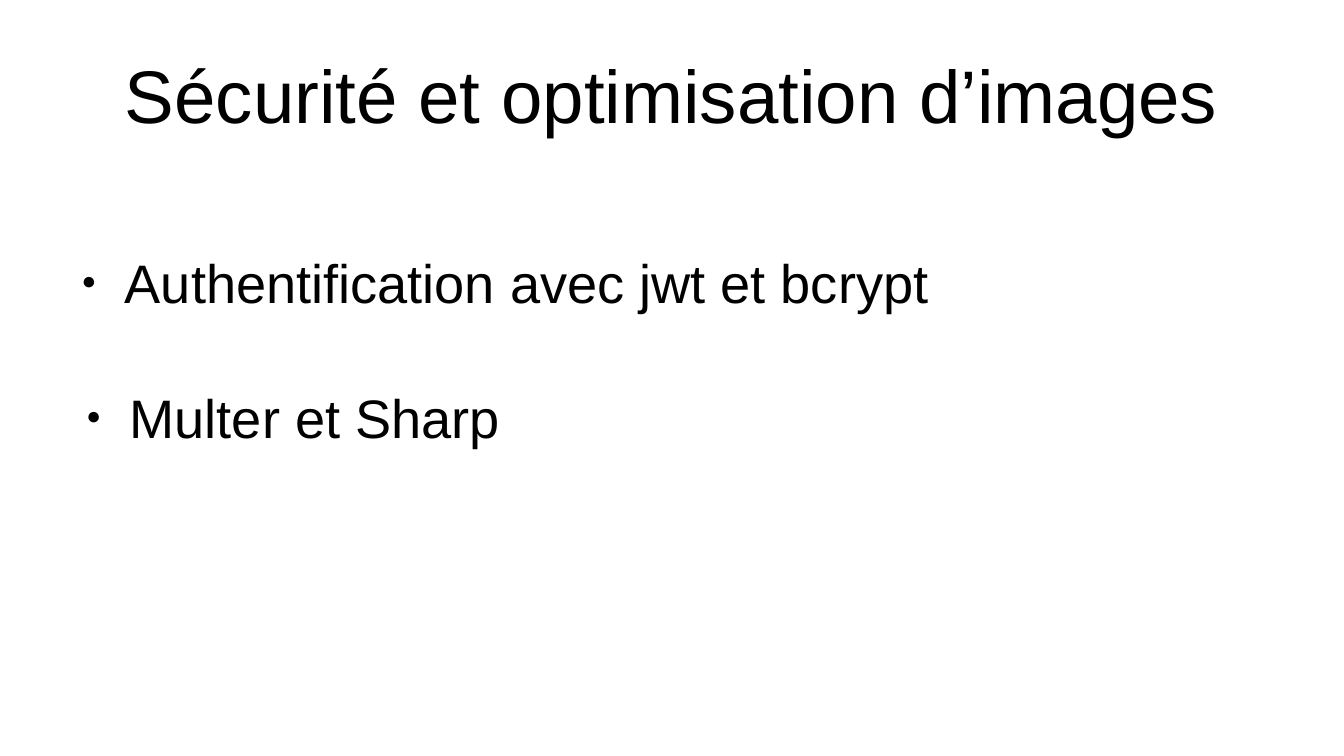
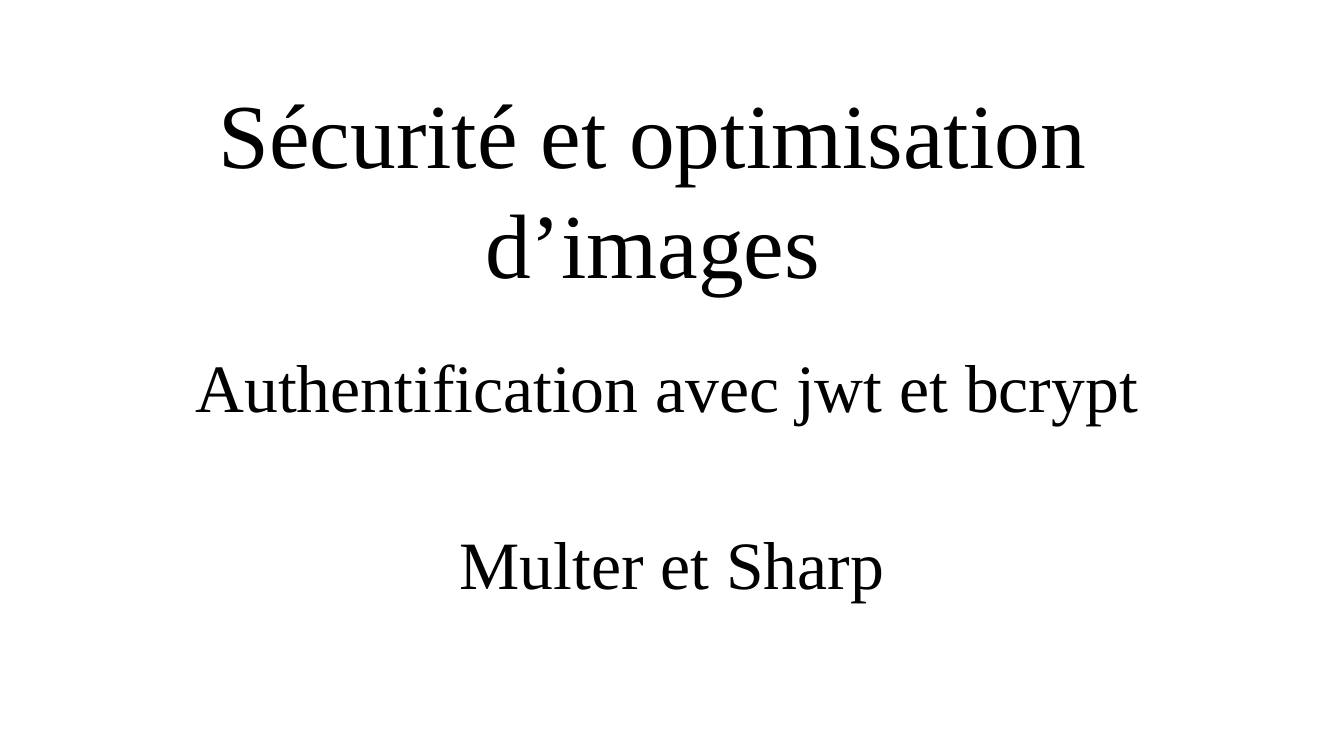
Before and after one commit to zakari9959/Projet7_Openclassrooms, a slide deck: slide 4 of Support_de_présentation.odp. Drawn at 1344x756 pixels with LibreOffice and Linux fonts; fonts in the diff are those of the drawing; background and template pictures are left out. Boxes give left, top, right and bottom in pixels: in the first picture for what was removed or moved away, otherwise in the second. Text is boxed around its words. In the diff, an @@ line names an element or a change of style, - is before the commit and + after.

Commit message:
Correction de bugs + ajout du resize de sharp

```diff
--- a/Support_de_présentation.odp
+++ b/Support_de_présentation.odp
@@ title "Sécurité et optimisation d’images": place and size @@
-title "Sécurité et optimisation d’images" at (125,68,1217,137)
+title "Sécurité et optimisation d’images" at (219,104,1086,295)
@@ title "Sécurité et optimisation d’images" at (219,104,1086,295): size 44 to 54 pt, font Arial to Times New Roman @@
@@ text "Authentification avec jwt et bcrypt": place and size @@
-text "Authentification avec jwt et bcrypt" at (125,263,928,312)
+text "Authentification avec jwt et bcrypt" at (196,364,1138,425)
@@ text "Authentification avec jwt et bcrypt" at (196,364,1138,425): size 32 to 40 pt, font Arial to Times New Roman; alignment left to centre; bullet ● to none; less space between paragraphs @@
@@ text "Multer et Sharp" at (460,542,884,602): size 32 to 40 pt, font Arial to Times New Roman; alignment left to centre; bullet ● to none; less space between paragraphs @@
@@ text "Multer et Sharp": place and size @@
-text "Multer et Sharp" at (130,398,500,447)
+text "Multer et Sharp" at (460,542,884,602)
```
Also in this commit, not shown: 3 other slides changed, 2 other files.
